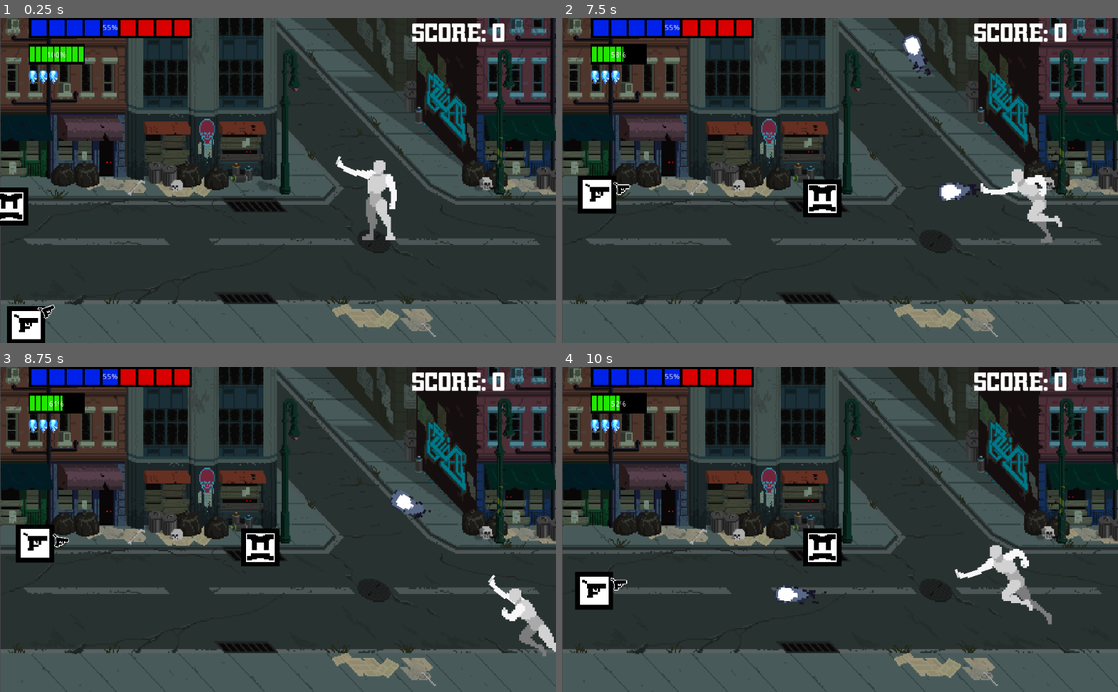
Above: before the commit, frames 1-4 (two rows, left to right).
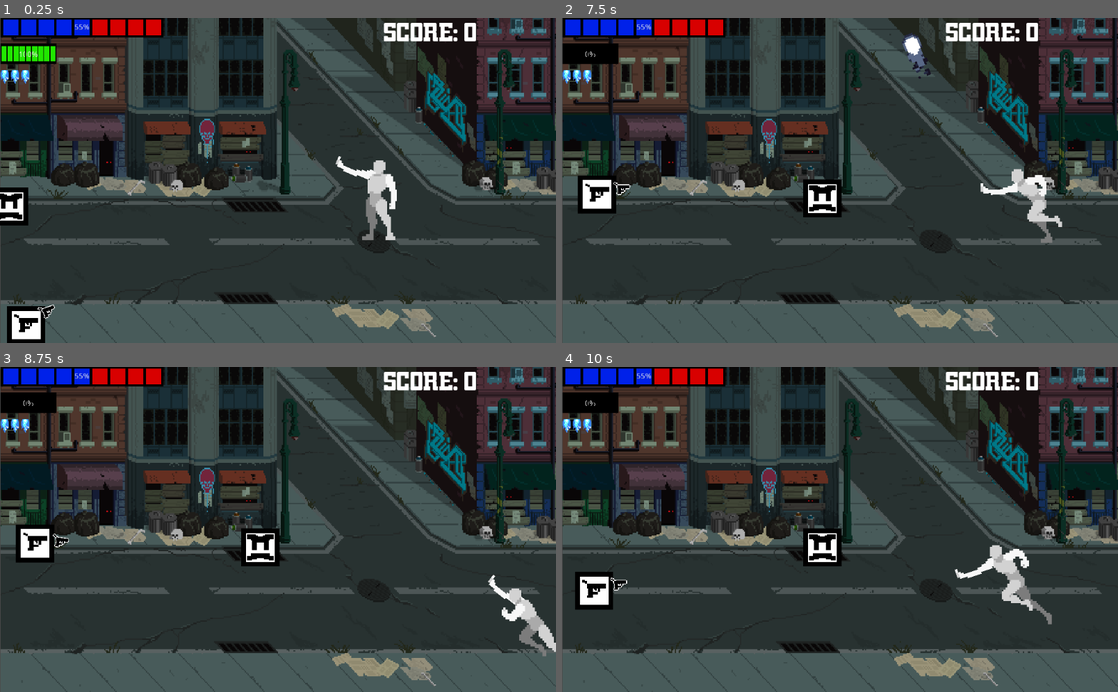
Above: after the commit, the same moments.

Repository: Fronzalo/Political_Counter
Game: Godot game, scene res://Testing grounds.tscn
The game is run twice, just before and just after one commit, with the same random seed, the same clock (stepped at 60 frames per second) and the same inputs.
Inputs (mouse positions are in pixels of both pictures, inside the frame that each line leads up to):
- Up to frame 1 (0.25 s): no input
- Up to frame 2 (7.5 s): move the mouse to (962, 164) at 0.52 s; hold D (right) 0.53-1.28 s; click (962, 164) at 0.6 s; move the mouse to (728, 196) at 1.27 s; hold S (down) 1.28-2.03 s; right-click (728, 196) at 1.35 s; click (728, 196) at 1.55 s; move the mouse to (895, 109) at 2.02 s; hold D (right) 2.03-2.78 s; click (895, 109) at 2.1 s; move the mouse to (812, 245) at 2.77 s; hold Up (up) 2.78-3.53 s; click (812, 245) at 2.85 s; move the mouse to (1006, 229) at 3.52 s; hold A (left) 3.53-5.03 s; right-click (1006, 229) at 3.6 s; click (1006, 229) at 3.8 s; tap R (Reload, bound only after the commit) at 4.15 s; move the mouse to (673, 131) at 4.27 s; click (673, 131) at 4.35 s; move the mouse to (867, 180) at 5.02 s; hold S (down) 5.03-5.78 s; click (867, 180) at 5.1 s; move the mouse to (756, 99) at 5.77 s; hold D (right) 5.78-6.53 s; right-click (756, 99) at 5.85 s; click (756, 99) at 6.05 s; move the mouse to (962, 164) at 6.52 s; hold Up (up) 6.53-7.28 s; click (962, 164) at 6.6 s; move the mouse to (728, 196) at 7.27 s; hold D (right) from 7.28 s (still down); click (728, 196) at 7.35 s
- Up to frame 3 (8.75 s): move the mouse to (333, 458) at 8.02 s; release D (right) at 8.03 s; hold S (down) from 8.03 s (still down); right-click (333, 458) at 8.1 s; click (333, 458) at 8.3 s
- Up to frame 4 (10 s): move the mouse to (812, 594) at 8.77 s; release S (down) at 8.78 s; hold A (left) 8.78-9.53 s; click (812, 594) at 8.85 s; move the mouse to (1006, 578) at 9.52 s; hold Up (up) from 9.53 s (still down); click (1006, 578) at 9.6 s

The runs differ from the first frame. In frame 1, 3.2% of the frame differs, in the area x 0-91%, y 0-21%; in frame 2, 3.5%; in frame 3, 3.6%, in the area x 0-91%, y 0-47%; in frame 4, 3.5%.

Commit message:
bit of a weekend fixup, eh?
some things got betterered

Diff:
--- a/Biden.gd
+++ b/Biden.gd
@@ -34,6 +34,8 @@
 	$Position2D.hide()
 	$"Lazer texture".hide()
 	$AnimationPlayer.play("Idle")
+	$Biden.show()
+	print(position)
 
 func change_health(amount):
 	health =- amount
@@ -54,6 +56,7 @@
 			position = position.move_toward(target,delta * speed)
 		elif moving == 3:
 			position = position.move_toward(target,delta * speed)
+
 			if position == target and spawn == 1:
 				biden_spawn_phase()
 		elif moving == 4:
@@ -74,6 +77,7 @@
 			$Position2D.hide()
 			$Biden.hide()
 			$Holster.show()
+			$Biden_Charged.hide()
 			$AnimationPlayer.play("holster")
 			yield($AnimationPlayer, "animation_finished")
 			$Holster.hide()
@@ -81,10 +85,21 @@
 			firing = false
 			$Go.start()
 	if health <= 0:
-		PlayerInfo.change_score(+800)
-		#explode()
-		queue_free()
-
+		explode()
+
+func explode():
+	speed = 0
+	$Go.stop()
+	$Shotgun.hide()
+	$Lazertimer.stop()
+	$Biden_Charged.hide()
+	$Holster.hide()
+	$Biden.show()
+	$EXPLODE.show()
+	$Lazer_animation/AnimationPlayer.play("Explode")
+	yield($Lazer_animation/AnimationPlayer,"animation_finished")
+	PlayerInfo.change_score(+800)
+	queue_free()
 
 
 
@@ -114,6 +129,7 @@
 		lazer()
 	elif movement == 5:
 		$Go.stop()
+		$AnimationPlayer.play("Idle")
 		target.y = round(rand_range(300,500))
 		target.x = round(rand_range(0,size.x))
 		moving = 3
@@ -189,7 +205,7 @@
 		var biden_spawn = bs.instance()
 		biden_spawn.position.x = global_position.x + round(rand_range(-50,50))
 		biden_spawn.position.y = global_position.y + round(rand_range(50,100))
-		owner.add_child(biden_spawn)
+		get_parent().add_child(biden_spawn)
 		biden_spawn.side = "left"
 	moving = 0
 	movement = 0
--- a/Biden.tscn
+++ b/Biden.tscn
@@ -66,8 +66,7 @@
 "values": [ 0, 1, 2, 3, 4, 5, 6, 7, 7 ]
 }
 
-[sub_resource type="Animation" id=4]
-resource_name = "shotgun"
+[sub_resource type="Animation" id=5]
 length = 0.7
 tracks/0/type = "value"
 tracks/0/path = NodePath("Shotgun:frame")
@@ -310,8 +309,7 @@
 "values": [ true, true ]
 }
 
-[sub_resource type="Animation" id=12]
-resource_name = "shoot_reversed"
+[sub_resource type="Animation" id=13]
 step = 0.05
 tracks/0/type = "bezier"
 tracks/0/path = NodePath("Position2D:position:x")
@@ -358,7 +356,7 @@
 "values": [ true, false ]
 }
 
-[sub_resource type="Animation" id=18]
+[sub_resource type="Animation" id=14]
 resource_name = "Explode"
 length = 1.1
 step = 0.05
@@ -398,8 +396,28 @@
 "update": 1,
 "values": [ true, false, false ]
 }
-
-[sub_resource type="Animation" id=13]
+tracks/3/type = "bezier"
+tracks/3/path = NodePath("../Biden:scale:x")
+tracks/3/interp = 1
+tracks/3/loop_wrap = true
+tracks/3/imported = false
+tracks/3/enabled = true
+tracks/3/keys = {
+"points": PoolRealArray( 0.354098, -0.25, 0, 0.25, 0, 0.145, -0.25, 0, 0.25, 0, 0.354, -0.25, 0, 0.25, 0 ),
+"times": PoolRealArray( 0, 0.45, 1.1 )
+}
+tracks/4/type = "bezier"
+tracks/4/path = NodePath("../Biden:scale:y")
+tracks/4/interp = 1
+tracks/4/loop_wrap = true
+tracks/4/imported = false
+tracks/4/enabled = true
+tracks/4/keys = {
+"points": PoolRealArray( 0.354098, -0.25, 0, 0.25, 0, 0.155, -0.25, 0, 0.25, 0, 0.354, -0.25, 0, 0.25, 0 ),
+"times": PoolRealArray( 0, 0.45, 1.1 )
+}
+
+[sub_resource type="Animation" id=15]
 length = 0.2
 loop = true
 tracks/0/type = "bezier"
@@ -483,12 +501,11 @@
 "times": PoolRealArray( 0, 0.05, 0.1, 0.2 )
 }
 
-[sub_resource type="CapsuleShape2D" id=14]
+[sub_resource type="CapsuleShape2D" id=16]
 radius = 10.25
 height = 14.5
 
-[sub_resource type="Animation" id=15]
-resource_name = "cock"
+[sub_resource type="Animation" id=17]
 length = 0.8
 tracks/0/type = "value"
 tracks/0/path = NodePath("Sprite:frame")
@@ -503,8 +520,7 @@
 "values": [ 0, 1, 2, 3, 4, 5, 6, 7, 8 ]
 }
 
-[sub_resource type="Animation" id=16]
-resource_name = "idle"
+[sub_resource type="Animation" id=18]
 tracks/0/type = "value"
 tracks/0/path = NodePath("Sprite:frame")
 tracks/0/interp = 1
@@ -519,7 +535,7 @@
 }
 
 [node name="KinematicBody2D" type="KinematicBody2D"]
-position = Vector2( 512, -150 )
+position = Vector2( 512, 191.478 )
 scale = Vector2( 2, 2 )
 script = ExtResource( 3 )
 
@@ -533,27 +549,27 @@
 [node name="AnimationPlayer" type="AnimationPlayer" parent="."]
 anims/Idle = SubResource( 2 )
 anims/charged = SubResource( 3 )
-anims/holster = SubResource( 17 )
-anims/shotgun = SubResource( 4 )
+anims/holster = SubResource( 4 )
+anims/shotgun = SubResource( 5 )
 
 [node name="Movement" type="AnimationPlayer" parent="."]
-anims/Enter = SubResource( 5 )
-anims/enemy_spawn = SubResource( 6 )
-anims/figure_8 = SubResource( 7 )
-anims/loop = SubResource( 8 )
-anims/zoom = SubResource( 9 )
+anims/Enter = SubResource( 6 )
+anims/enemy_spawn = SubResource( 7 )
+anims/figure_8 = SubResource( 8 )
+anims/loop = SubResource( 9 )
+anims/zoom = SubResource( 10 )
 
 [node name="Go" type="Timer" parent="."]
 
 [node name="Lazer_animation" type="AnimationPlayer" parent="."]
-"anims/Lazer end" = SubResource( 10 )
-anims/lazerbegin = SubResource( 11 )
+"anims/Lazer end" = SubResource( 11 )
+anims/lazerbegin = SubResource( 12 )
 anims/shoot = ExtResource( 10 )
-anims/shoot_reversed = SubResource( 12 )
+anims/shoot_reversed = SubResource( 13 )
 
 [node name="AnimationPlayer" type="AnimationPlayer" parent="Lazer_animation"]
-anims/Explode = SubResource( 18 )
-anims/lazerflash = SubResource( 13 )
+anims/Explode = SubResource( 14 )
+anims/lazerflash = SubResource( 15 )
 
 [node name="Lazer_hitcast" type="RayCast2D" parent="."]
 position = Vector2( -15, 94 )
@@ -579,12 +595,11 @@
 offset = Vector2( -40, 0 )
 
 [node name="Biden" type="Sprite" parent="."]
-visible = false
 scale = Vector2( 0.354098, 0.354098 )
 texture = ExtResource( 1 )
 hframes = 3
 vframes = 3
-frame = 2
+frame = 7
 __meta__ = {
 "_edit_lock_": true
 }
@@ -644,8 +659,8 @@
 position = Vector2( 85, -18.4718 )
 
 [node name="Shotgun_Fire" type="AnimationPlayer" parent="Position2D"]
-anims/cock = SubResource( 15 )
-anims/idle = SubResource( 16 )
+anims/cock = SubResource( 17 )
+anims/idle = SubResource( 18 )
 
 [node name="Fire" type="AudioStreamPlayer2D" parent="Position2D"]
 stream = ExtResource( 9 )
@@ -661,13 +676,13 @@
 stream = ExtResource( 7 )
 
 [node name="EXPLODE" type="Sprite" parent="."]
-position = Vector2( 1.52588e-05, -26.5 )
+visible = false
+position = Vector2( 1.52588e-05, -2.67029e-05 )
 scale = Vector2( 2.79448, 3.44823 )
 texture = ExtResource( 12 )
 offset = Vector2( 2.944, 0 )
 hframes = 4
 vframes = 7
-frame = 27
 
 [connection signal="timeout" from="Go" to="." method="_on_Go_timeout"]
 [connection signal="area_entered" from="Lazer" to="." method="_on_Lazer_area_entered"]
--- a/Enemy_Spawner.gd
+++ b/Enemy_Spawner.gd
@@ -2,6 +2,7 @@
 var enemy = preload("res://Enemy.tscn")
 var shootingenemy = preload("res://Shootingenemy.tscn")
 var trump = preload("res://Trump.tscn")
+var biden = preload("res://Biden.tscn")
 var can_spawn = true
 var y_spawn
 var what_spawn = enemy
@@ -24,11 +25,11 @@
 		can_spawn = false
 		$Timer.start()
 	if PlayerInfo.bosspawn() >= 1000:
-		bosstype = 1#round(rand_range(1,3))
+		bosstype = floor(rand_range(1,3))
 		if bosstype == 1:
 			trump()
 		else:
-			pass #biden()
+			biden()
 		PlayerInfo.boss_counter(-1500)
 
 
@@ -57,3 +58,11 @@
 	t.position.y = global_position.y + y_spawn
 	owner.add_child(t)
 	can_spawn = false
+
+func biden():
+	print("Biden has been spawned")
+	var b = biden.instance()
+	b.global_position.y = -200
+	b.global_position.x = round(rand_range(0, size.x))
+	owner.add_child(b)
+	can_spawn = false
--- a/KinematicBody2D.gd
+++ b/KinematicBody2D.gd
@@ -3,6 +3,8 @@
 var velocity = Vector2()
 onready var chargetimer = false
 onready var m = 0
+var reload_amount
+var reload_time = 0.3
 var bullet = preload("res://projectile.tscn")
 var chargeshot = preload("res://chargeshot.tscn")
 
@@ -23,6 +25,21 @@
 			shoot()
 			$chargetimer.stop()
 			chargetimer = false
+
+	if Input.is_action_just_pressed("Reload"):
+		$ReloadTimer.wait_time = 0.6
+		reload_amount = 0
+		$ReloadTimer.start()
+		$ReloadTimer/Reload_Time.start()
+
+
+	if Input.is_action_just_released("Reload"):
+		$ReloadTimer.stop()
+		$ReloadTimer/Reload_Time.stop()
+		reload_amount = 0
+		$ReloadTimer.wait_time = 0.3
+
+
 #	if Input.is_action_just_pressed("shoot"):
 #			shoot()
 #	if Input.is_action_just_pressed("alt_fire"):
@@ -58,12 +75,11 @@
 			$AnimationPlayer.play("Idle")
 
 func shoot():
-	if PlayerInfo.current_shots >= 1:
+	if PlayerInfo.current_shots >= 1 and not Input.is_action_pressed("Reload"):
 		var b = bullet.instance()
 		owner.add_child(b)
 		b.transform = $ArmPosition/Arm/CollisionShape2D/Position2D.global_transform
 		PlayerInfo.change_shots(-1)
-		$ReloadTimer.start()
 
 func charge_shoot():
 	if PlayerInfo.current_charges >= 1:
@@ -73,9 +89,24 @@
 		PlayerInfo.change_charge(-1)
 		$Chargereload.start()
 
+func _on_Reload_Time_timeout():
+	if reload_time == 0.3:
+		PlayerInfo.change_shots(+0.1)
+	elif reload_time >= 1 or reload_time <= 2:
+		PlayerInfo.change_shots(+0.2)
+	elif reload_time >= 0.6 or reload_time <= 1.5:
+		PlayerInfo.change_shots(+0.3)
+	else:
+		PlayerInfo.change_shots(+0.4)
+
+
 
 func _on_ReloadTimer_timeout():
-		PlayerInfo.change_shots(+0.1)
+	if reload_time >= 0.5:
+		reload_time += -0.05
+		$ReloadTimer.wait_time = reload_time
+	else:
+		$ReloadTimer.wait_time = 0.05
 
 func _ready():
 	add_to_group("player")
--- a/Player.tscn
+++ b/Player.tscn
@@ -199,6 +199,9 @@
 [node name="ReloadTimer" type="Timer" parent="."]
 wait_time = 0.1
 
+[node name="Reload_Time" type="Timer" parent="ReloadTimer"]
+wait_time = 0.2
+
 [node name="Run_animation" type="Sprite" parent="."]
 rotation = 3.14159
 scale = Vector2( -0.893, -0.893 )
@@ -229,6 +232,7 @@
 [node name="chargetimer" type="Timer" parent="."]
 
 [connection signal="timeout" from="ReloadTimer" to="." method="_on_ReloadTimer_timeout"]
+[connection signal="timeout" from="ReloadTimer/Reload_Time" to="." method="_on_Reload_Time_timeout"]
 [connection signal="area_entered" from="HitBox" to="." method="_on_HitBox_area_entered"]
 [connection signal="timeout" from="Chargereload" to="." method="_on_Chargereload_timeout"]
 [connection signal="timeout" from="chargetimer" to="." method="_on_chargetimer_timeout"]
--- a/Testing grounds.tscn
+++ b/Testing grounds.tscn
@@ -54,8 +54,10 @@
 texture = ExtResource( 6 )
 
 [node name="UI" parent="." instance=ExtResource( 3 )]
-margin_left = 52.563
-margin_right = 52.563
+margin_left = 0.563
+margin_top = -1.0
+margin_right = 0.562988
+margin_bottom = -1.0
 
 [node name="Pause Screen" parent="." instance=ExtResource( 7 )]
 visible = false
--- a/Trump.tscn
+++ b/Trump.tscn
@@ -294,7 +294,6 @@
 one_shot = true
 
 [node name="Dead_explosion" type="Position2D" parent="."]
-visible = false
 
 [node name="Explosion" type="Sprite" parent="Dead_explosion"]
 position = Vector2( -37.6667, -42.6667 )
@@ -302,7 +301,6 @@
 texture = ExtResource( 8 )
 hframes = 4
 vframes = 4
-frame = 14
 
 [node name="Explosion2" type="Sprite" parent="Dead_explosion"]
 position = Vector2( 32.227, 34.8937 )
@@ -310,7 +308,7 @@
 texture = ExtResource( 8 )
 hframes = 4
 vframes = 4
-frame = 13
+frame = 14
 
 [node name="Explosion3" type="Sprite" parent="Dead_explosion"]
 position = Vector2( -14.5498, 35.8333 )
@@ -318,7 +316,7 @@
 texture = ExtResource( 8 )
 hframes = 4
 vframes = 4
-frame = 11
+frame = 14
 
 [node name="Explosion4" type="Sprite" parent="Dead_explosion"]
 position = Vector2( 45.4379, -39.7712 )
@@ -326,14 +324,14 @@
 texture = ExtResource( 8 )
 hframes = 4
 vframes = 4
-frame = 10
+frame = 14
 
 [node name="Big_Explosion" type="Sprite" parent="Dead_explosion"]
 position = Vector2( 0, -10.345 )
 scale = Vector2( 5.36976, 5.36976 )
 texture = ExtResource( 9 )
 hframes = 18
-frame = 3
+frame = 5
 
 [connection signal="timeout" from="Pause" to="." method="_on_Pause_timeout"]
 [connection signal="timeout" from="Go" to="." method="_on_Go_timeout"]
--- a/project.godot
+++ b/project.godot
@@ -114,6 +114,11 @@
 "events": [ Object(InputEventMouseButton,"resource_local_to_scene":false,"resource_name":"","device":0,"alt":false,"shi …(212 unchanged characters)…
  ]
 }
+Reload={
+"deadzone": 0.5,
+"events": [ Object(InputEventKey,"resource_local_to_scene":false,"resource_name":"","device":0,"alt":false,"shift":false,"control":false,"meta":false,"command":false,"pressed":false,"scancode":82,"unicode":0,"echo":false,"script":null)
+ ]
+}
 
 [rendering]
 
Not shown: 9 places in Biden.tscn that only renumber resources
